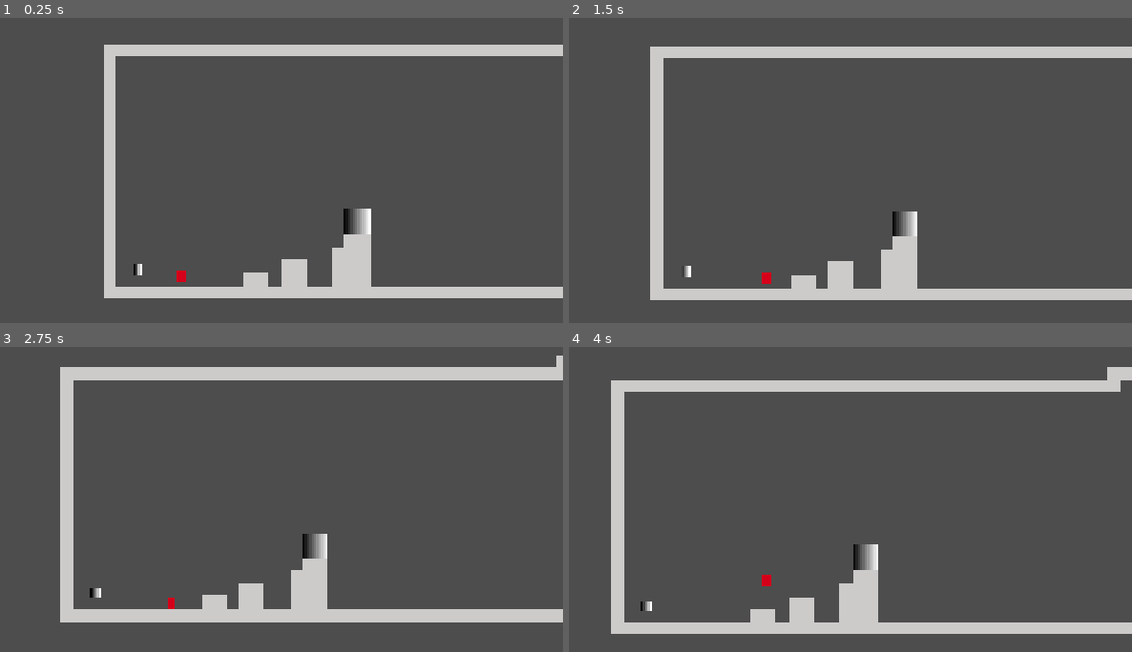
Above: before the commit, frames 1-4 (two rows, left to right).
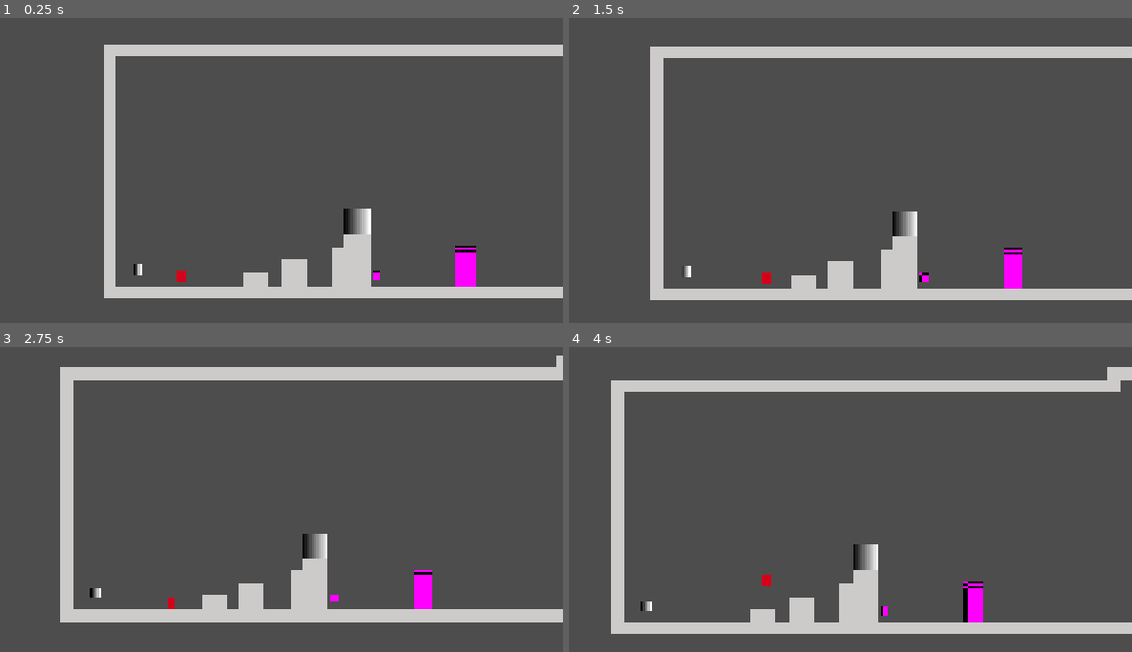
Above: after the commit, the same moments.

Repository: Ximandiv/gamejam-2026
Game: Godot game, scene res://Scenes/emmanuel_test_scene.tscn
The game is run twice, just before and just after one commit, with the same random seed, the same clock (stepped at 60 frames per second) and the same inputs. This scene is started directly instead of the project's main scene.
Inputs:
- Up to frame 1 (0.25 s): no input
- Up to frame 2 (1.5 s): hold Right (right) from 0.53 s (still down); tap 1 (silence) at 0.6, 1.35 s; tap Space (jump) at 0.77 s
- Up to frame 3 (2.75 s): tap Space (jump) at 1.52 s; release Right (right) at 2.03 s; hold Left (left) from 2.03 s (still down); tap 1 (silence) at 2.1 s
- Up to frame 4 (4 s): release Left (left) at 2.78 s; hold Right (right) from 2.78 s (still down); tap 1 (silence) at 2.85, 3.6 s; tap Space (jump) at 3.02, 3.77 s

The runs differ from the first frame. In frame 1, 0.5% of the frame differs, in the area x 66-85%, y 74-89%; in frame 2, 0.5%; in frame 3, 0.4%; in frame 4, 0.5%.

Commit message:
Adds key and open door logic for it to escape the player and enlarge the chase scene

Diff:
--- a/Scenes/Player/player.tscn
+++ b/Scenes/Player/player.tscn
@@ -4,6 +4,7 @@
 [ext_resource type="Script" uid="uid://raal7kjpblky" path="res://Scripts/Player/player_handler.gd" id="1_mtuoh"]
 [ext_resource type="Script" uid="uid://6bmddrr5483w" path="res://Scripts/Player/player_masks.gd" id="2_xpcdj"]
 [ext_resource type="Resource" uid="uid://civ3ox8hjoccq" path="res://Scripts/Player/Resources/player_status_resource.tres" id="3_mtuoh"]
+[ext_resource type="Script" uid="uid://cs0vpqgkk0ca2" path="res://Scenes/Player/player_keys.gd" id="5_htcer"]
 
 [sub_resource type="RectangleShape2D" id="RectangleShape2D_kwpoq"]
 size = Vector2(32, 32)
@@ -52,3 +53,7 @@
 script = ExtResource("1_eu8fj")
 area_2d = NodePath("../Area2D")
 characterBody = NodePath("..")
+
+[node name="KeyHandler" type="Node" parent="." unique_id=906346406]
+script = ExtResource("5_htcer")
+playerStatus = ExtResource("3_mtuoh")
--- /dev/null
+++ b/Scenes/Player/player_keys.gd
@@ -0,0 +1,8 @@
+extends Node
+
+@export var playerStatus : PlayerStatus
+
+func get_key(key : PlayerKeysEnum.Value):
+	if key == PlayerKeysEnum.Value.BEDROOM \
+		and !playerStatus.keyList.has(key):
+			playerStatus.keyList.append(key)
--- a/Scenes/emmanuel_test_scene.tscn
+++ b/Scenes/emmanuel_test_scene.tscn
@@ -5,6 +5,8 @@
 [ext_resource type="PackedScene" uid="uid://w8fw75r4nrg8" path="res://Scenes/Props/SoundPush.tscn" id="3_ssx8l"]
 [ext_resource type="Script" uid="uid://bac0mb1g36xh6" path="res://Scripts/Player/mask_receive.gd" id="5_61nc4"]
 [ext_resource type="PackedScene" uid="uid://cgo4svi4wqvx5" path="res://Scenes/Player/player.tscn" id="5_vf65p"]
+[ext_resource type="Script" uid="uid://btj78h455f65c" path="res://Scripts/Player/receive_key.gd" id="6_t4b34"]
+[ext_resource type="Script" uid="uid://pf0ygelunh5y" path="res://Scripts/Player/open_door.gd" id="7_vf65p"]
 
 [sub_resource type="TileSetAtlasSource" id="TileSetAtlasSource_26agu"]
 texture = ExtResource("3_61nc4")
@@ -34,6 +36,16 @@
 [sub_resource type="RectangleShape2D" id="RectangleShape2D_t4b34"]
 size = Vector2(4.800002, 4.8000007)
 
+[sub_resource type="PlaceholderTexture2D" id="PlaceholderTexture2D_61nc4"]
+size = Vector2(20, 20)
+
+[sub_resource type="RectangleShape2D" id="RectangleShape2D_vf65p"]
+
+[sub_resource type="PlaceholderTexture2D" id="PlaceholderTexture2D_t4b34"]
+size = Vector2(20, 20)
+
+[sub_resource type="RectangleShape2D" id="RectangleShape2D_8dono"]
+
 [node name="Node2D" type="Node2D" unique_id=345903279]
 
 [node name="TileMapLayer" type="TileMapLayer" parent="." unique_id=1626798840]
@@ -60,3 +72,33 @@
 [node name="CollisionShape2D" type="CollisionShape2D" parent="SilenceMask" unique_id=1260018184]
 scale = Vector2(19.999996, 19.999996)
 shape = SubResource("RectangleShape2D_t4b34")
+
+[node name="Key" type="Area2D" parent="." unique_id=1681133710]
+position = Vector2(688, 581)
+script = ExtResource("6_t4b34")
+metadata/_edit_group_ = true
+
+[node name="Sprite2D" type="Sprite2D" parent="Key" unique_id=1203346367]
+texture = SubResource("PlaceholderTexture2D_61nc4")
+
+[node name="CollisionShape2D" type="CollisionShape2D" parent="Key" unique_id=1348935539]
+shape = SubResource("RectangleShape2D_vf65p")
+
+[node name="Door" type="Area2D" parent="." unique_id=215747646 node_paths=PackedStringArray("moveTo")]
+position = Vector2(912.00006, 558)
+scale = Vector2(2.5, 5)
+script = ExtResource("7_vf65p")
+playerStatus = ExtResource("2_1lh5y")
+moveTo = NodePath("../Sprite2D")
+metadata/_edit_group_ = true
+
+[node name="Sprite2D" type="Sprite2D" parent="Door" unique_id=1306107696]
+texture = SubResource("PlaceholderTexture2D_t4b34")
+
+[node name="CollisionShape2D" type="CollisionShape2D" parent="Door" unique_id=1657123613]
+shape = SubResource("RectangleShape2D_8dono")
+
+[node name="Sprite2D" type="Sprite2D" parent="." unique_id=2104815397]
+position = Vector2(1760, 556.00006)
+scale = Vector2(2.5, 5)
+texture = SubResource("PlaceholderTexture2D_t4b34")
--- /dev/null
+++ b/Scripts/Player/Enums/player_keys_enum.gd
@@ -0,0 +1,5 @@
+extends Node
+
+enum Value {
+	BEDROOM
+}
--- a/Scripts/Player/mask_receive.gd
+++ b/Scripts/Player/mask_receive.gd
@@ -1,17 +1,13 @@
 extends Area2D
 
 @export var maskToReceive : PlayerMaskEnum.Value = PlayerMaskEnum.Value.SILENCE
-
-var alreadyPicked = false
 
 func _ready() -> void:
 	body_entered.connect(give_to_player)
 
 func give_to_player(body : Node2D):
-	if body.name != "player" \
-		or alreadyPicked:
+	if body.name != "player":
 		return
 
-	alreadyPicked = true
 	body.receiveMask.emit(maskToReceive)
 	queue_free()
--- /dev/null
+++ b/Scripts/Player/open_door.gd
@@ -0,0 +1,34 @@
+extends Area2D
+
+@export var keyToOpen : PlayerKeysEnum.Value
+@export var playerStatus : PlayerStatus
+@export var moveTo : Node2D
+@export var speed: float = 200.0
+
+var moving := false
+var finished := false
+
+func _ready() -> void:
+	body_entered.connect(on_open)
+
+func _process(delta: float) -> void:
+	if not moving \
+		or finished:
+		return
+
+	global_position = global_position.move_toward(
+		moveTo.global_position,
+		speed * delta
+	)
+
+	if global_position.is_equal_approx(moveTo.global_position):
+		moving = false
+		finished = true
+		moveTo.queue_free()
+
+func on_open(body : Node2D):
+	if body.name != "player" \
+		or !playerStatus.keyList.has(keyToOpen):
+		return
+
+	moving = true
--- a/Scripts/Player/player_handler.gd
+++ b/Scripts/Player/player_handler.gd
@@ -1,6 +1,10 @@
 extends Node2D
 
+@export var playerStatus : PlayerStatus
+
 signal receiveMask(mask : PlayerMaskEnum.Value)
+signal receiveKey(key : PlayerKeysEnum.Value)
+
 signal stopMoving
 signal resumeMove
 signal push(direction: int, strength: float)
@@ -11,7 +15,5 @@
 	resumeMove.connect($Movement.resume_movement)
 	push.connect($Movement.apply_push)
 	stopPush.connect($Movement.stop_push)
-	receiveMask.connect(get_mask)
-
-func get_mask(mask : PlayerMaskEnum.Value):
-	$MaskHandler.get_mask(mask)
+	receiveMask.connect($MaskHandler.get_mask)
+	receiveKey.connect($KeyHandler.get_key)
--- a/Scripts/Player/player_status_resource.gd
+++ b/Scripts/Player/player_status_resource.gd
@@ -2,4 +2,5 @@
 class_name PlayerStatus
 
 @export var currentMask : PlayerMaskEnum.Value = PlayerMaskEnum.Value.NONE
+@export var keyList : Array[PlayerKeysEnum.Value]
 @export var hasSilenceMask := false
--- /dev/null
+++ b/Scripts/Player/receive_key.gd
@@ -0,0 +1,13 @@
+extends Area2D
+
+@export var keyToReceive : PlayerKeysEnum.Value
+
+func _ready() -> void:
+	body_entered.connect(give_to_player)
+
+func give_to_player(body : Node2D) -> void:
+	if body.name != "player":
+		return
+
+	body.receiveKey.emit(keyToReceive)
+	queue_free()
--- a/project.godot
+++ b/project.godot
@@ -23,6 +23,7 @@
 [autoload]
 
 PlayerMaskEnum="*uid://fkwwo01u5xv4"
+PlayerKeysEnum="*uid://pi2o2d1p8a10"
 
 [display]
 
Not shown, added: Scenes/Player/player_keys.gd.uid
Not shown, added: Scripts/Player/Enums/player_keys_enum.gd.uid
Not shown, added: Scripts/Player/open_door.gd.uid
Not shown, added: Scripts/Player/receive_key.gd.uid
